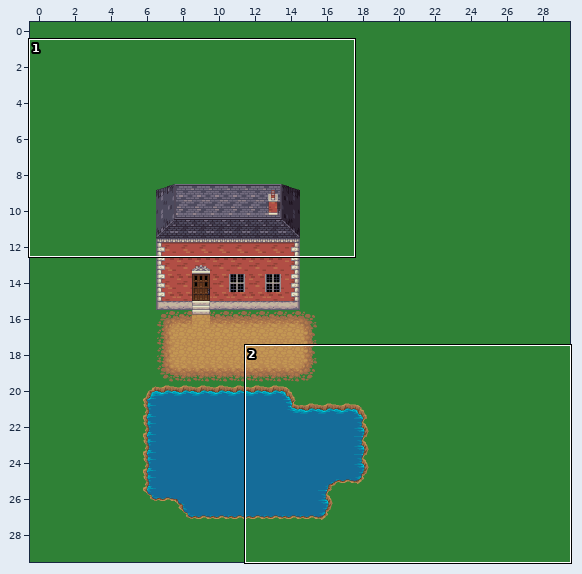
Tiled map: rpg-packer/data/test2.tmx. The first picture is a wide view before the edit; the outline marks the close-up.
Close-up. Old version:
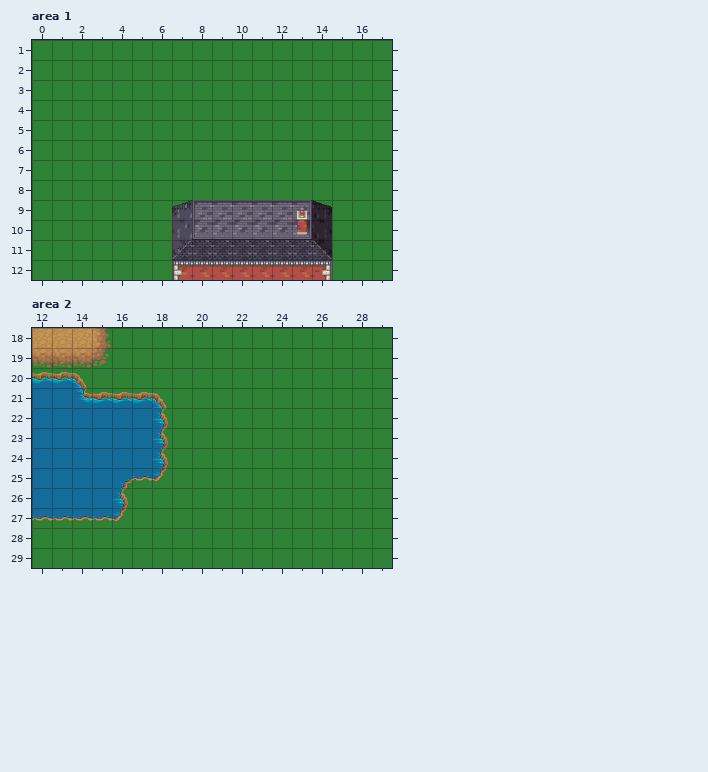
Cells are 32x32 px. Shown: area 1 x 0..17, y 1..12; area 2 x 12..29, y 18..29. The commit also changed other parts of the map, which this record leaves out.
After:
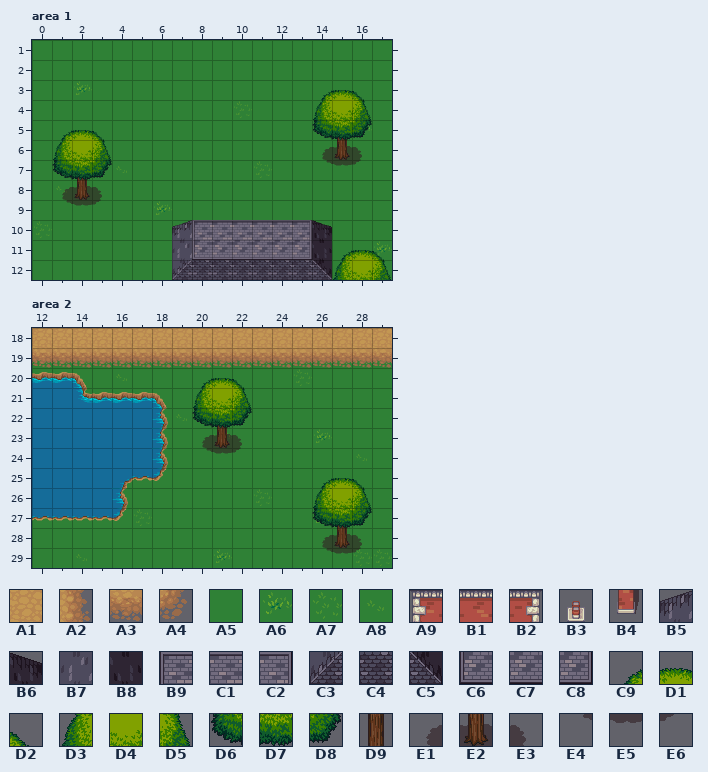
Key: from "dirt": A1 10, A2 11, A3 13, A4 14; from "grass": A5 10, A6 15, A7 16, A8 17; from "house": A9 0, B1 1, B2 2, B3 6, B4 15, B5 27, B6 29, B7 36, B8 38, B9 39, C1 40, C2 41, C3 45, C4 46, C5 47, C6 48, C7 49, C8 50; from "treetop": C9 3, D1 4, D2 5, D3 9, D4 10, D5 11, D6 15, D7 16, D8 17; from "trunk": D9 1, E1 6, E2 7, E3 8, E4 12, E5 13, E6 14.
__ is an empty cell.
Tiles of an added or newly shown layer are drawn over the layers below it.
Change:
Layer "Tile Layer 1" (removed), area 1:
y 3: x 2 A5 -> __; x 14..16 A5 A5 A5 -> __ __ __
y 4: x 10 A5 -> __; x 14..16 A5 A5 A5 -> __ __ __
y 5..6: x 1..3 A5 A5 A5 -> __ __ __; x 14..16 A5 A5 A5 -> __ __ __
y 7: x 1..4 A5 A5 A5 A5 -> __ __ __ __; x 11 A5 -> __; x 14..16 A5 A5 A5 -> __ __ __
y 8: x 1..3 A5 A5 A5 -> __ __ __
y 9: x 1..3 A5 A5 A5 -> __ __ __; x 6..14 A5 A5 B9 C1 C1 C1 C1 C2 A5 -> __ __ __ __ __ __ __ __ __
y 10: x 0 A5 -> __; x 7..14 B7 C6 C7 C7 C7 C7 C8 B8 -> __ __ __ __ __ __ __ __
y 11: x 7..17 C3 C4 C4 C4 C4 C4 C4 C5 A5 A5 A5 -> __ __ __ __ __ __ __ __ __ __ __
y 12: x 7..17 A9 B1 B1 B1 B1 B1 B1 B2 A5 A5 A5 -> __ __ __ __ __ __ __ __ __ __ __
Layer "Tile Layer 2" (removed), area 1:
y 9: x 7 B5 -> __; x 13..14 B3 B6 -> __ __
y 10: x 13 B4 -> __
Layer "ground" (added), area 1:
y 3: x 2 __ -> A6; x 14..16 __ __ __ -> A5 A5 A5
y 4: x 10 __ -> A7; x 14 __ -> A5; x 16 __ -> A5
y 5: x 1..3 __ __ __ -> A5 A5 A5; x 14..16 __ __ __ -> A5 A5 A6
y 6: x 1 __ -> A5; x 3 __ -> A5; x 14..16 __ __ __ -> A5 A5 A5
y 7: x 1..4 __ __ __ __ -> A5 A5 A5 A8; x 11 __ -> A7; x 14..16 __ __ __ -> A5 A5 A5
y 8: x 1..3 __ __ __ -> A8 A5 A5
y 9: x 1..3 __ __ __ -> A5 A5 A5; x 6..14 __ __ __ __ __ __ __ __ __ -> A6 A5 A5 A5 A5 A5 A5 A5 A5
y 10: x 0 __ -> A7; x 7 __ -> A5; x 14 __ -> A5
y 11: x 15..17 __ __ __ -> A5 A5 A6
y 12: x 15 __ -> A5; x 17 __ -> A5
Layer "fringe" (added), area 1:
y 5: x 15 __ -> D9
y 6: x 14..16 __ __ __ -> E1 E2 E3
y 7: x 2 __ -> D9; x 14..16 __ __ __ -> E4 E5 E6
y 8: x 1..3 __ __ __ -> E1 E2 E3
y 9: x 1..3 __ __ __ -> E4 E5 E6
y 11: x 7..14 __ __ __ __ __ __ __ __ -> B7 C6 C7 C7 C7 C7 C8 B8
y 12: x 7..14 __ __ __ __ __ __ __ __ -> C3 C4 C4 C4 C4 C4 C4 C5
Layer "fringe2" (added), area 1:
y 4: x 14..16 __ __ __ -> D3 D4 D5
y 5: x 14..16 __ __ __ -> D6 D7 D8
y 6: x 1..3 __ __ __ -> D3 D4 D5
y 7: x 1..3 __ __ __ -> D6 D7 D8
y 12: x 15..17 __ __ __ -> D3 D4 D5
Layer "over" (added), area 1:
y 3: x 14..16 __ __ __ -> C9 D1 D2
y 5: x 1..3 __ __ __ -> C9 D1 D2
y 10: x 7..14 __ __ __ __ __ __ __ __ -> B5 B9 C1 C1 C1 C1 C2 B6
y 11: x 15..17 __ __ __ -> C9 D1 D2
Layer "Tile Layer 1" (removed), area 2:
y 18..19: x 15..29 A5 A5 A5 A5 A5 A5 A5 A5 A5 A5 A5 A5 A5 A5 A5 -> __ __ __ __ __ __ __ __ __ __ __ __ __ __ __
y 20: x 16 A5 -> __; x 20..22 A5 A5 A5 -> __ __ __; x 25 A5 -> __
y 21: x 20..22 A5 A5 A5 -> __ __ __
y 22: x 19..22 A5 A5 A5 A5 -> __ __ __ __
y 23: x 20..22 A5 A5 A5 -> __ __ __; x 26 A5 -> __
y 24: x 20..22 A5 A5 A5 -> __ __ __; x 28 A5 -> __
y 25: x 26..28 A5 A5 A5 -> __ __ __
y 26: x 23 A5 -> __; x 26..28 A5 A5 A5 -> __ __ __
y 27: x 17 A5 -> __; x 26..28 A5 A5 A5 -> __ __ __
y 28: x 26..28 A5 A5 A5 -> __ __ __
y 29: x 14 A5 -> __; x 21 A5 -> __; x 26..29 A5 A5 A5 A5 -> __ __ __ __
Layer "Tile Layer 2" (removed), area 2:
y 18: x 15 A2 -> __
y 19: x 15 A4 -> __
Layer "ground" (added), area 2:
y 18: x 15..29 __ __ __ __ __ __ __ __ __ __ __ __ __ __ __ -> A1 A1 A1 A1 A1 A1 A1 A1 A1 A1 A1 A1 A1 A1 A1
y 19: x 15..29 __ __ __ __ __ __ __ __ __ __ __ __ __ __ __ -> A5 A5 A5 A5 A5 A7 A5 A5 A5 A5 A5 A5 A5 A5 A5
y 20: x 16 __ -> A8; x 20..22 __ __ __ -> A5 A5 A5; x 25 __ -> A7
y 21: x 20 __ -> A5; x 22 __ -> A5
y 22: x 19..22 __ __ __ __ -> A8 A5 A5 A5
y 23: x 20..22 __ __ __ -> A5 A6 A5; x 26 __ -> A6
y 24: x 20..22 __ __ __ -> A5 A5 A5; x 28 __ -> A8
y 25: x 26..28 __ __ __ -> A5 A5 A5
y 26: x 23 __ -> A7; x 26 __ -> A5; x 28 __ -> A5
y 27: x 17 __ -> A7; x 26..28 __ __ __ -> A6 A5 A5
y 28: x 26..28 __ __ __ -> A5 A5 A5
y 29: x 14 __ -> A8; x 21 __ -> A6; x 26..29 __ __ __ __ -> A5 A5 A7 A7
Layer "fringe" (added), area 2:
y 19: x 15..29 __ __ __ __ __ __ __ __ __ __ __ __ __ __ __ -> A3 A3 A3 A3 A3 A3 A3 A3 A3 A3 A3 A3 A3 A3 A3
y 22: x 21 __ -> D9
y 23: x 20..22 __ __ __ -> E1 E2 E3
y 24: x 20..22 __ __ __ -> E4 E5 E6
y 27: x 27 __ -> D9
y 28: x 26..28 __ __ __ -> E1 E2 E3
y 29: x 26..28 __ __ __ -> E4 E5 E6
Layer "fringe2" (added), area 2:
y 21: x 20..22 __ __ __ -> D3 D4 D5
y 22: x 20..22 __ __ __ -> D6 D7 D8
y 26: x 26..28 __ __ __ -> D3 D4 D5
y 27: x 26..28 __ __ __ -> D6 D7 D8
Layer "over" (added), area 2:
y 20: x 20..22 __ __ __ -> C9 D1 D2
y 25: x 26..28 __ __ __ -> C9 D1 D2
Pixel boxes of the changes (left, top, right, bottom) in both close-ups:
changed: (74, 81, 92, 95)
changed: (312, 90, 372, 166)
changed: (234, 101, 252, 118)
changed: (34, 130, 127, 238)
changed: (254, 161, 272, 178)
changed: (154, 200, 392, 280)
changed: (92, 328, 392, 566)
changed: (76, 554, 87, 561)
